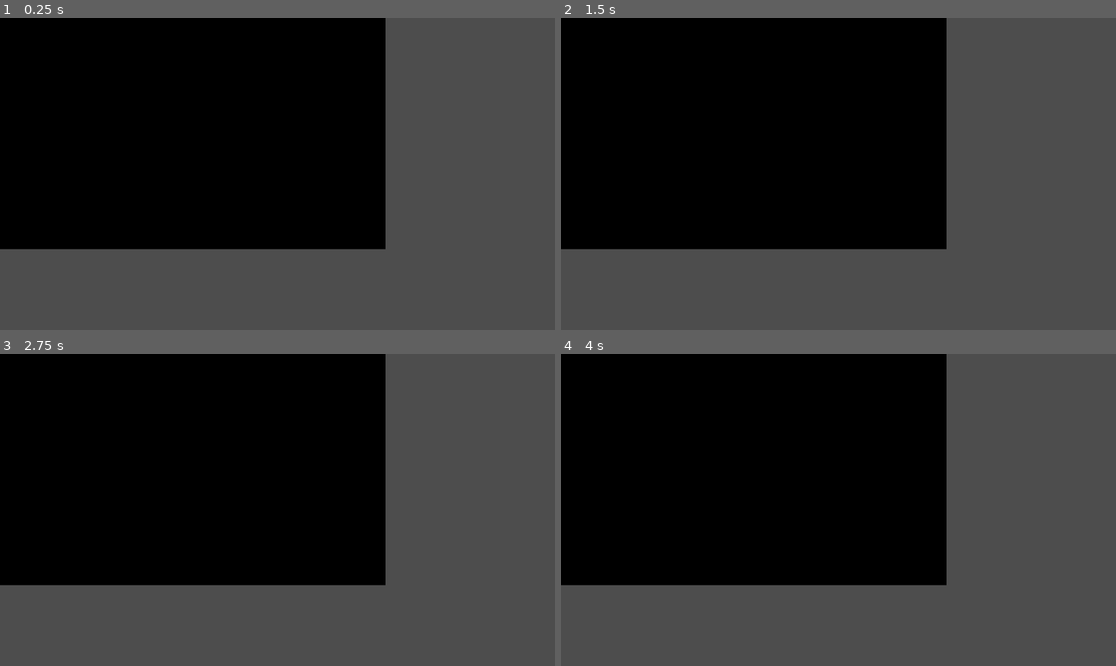
Above: before the commit, frames 1-4 (two rows, left to right).
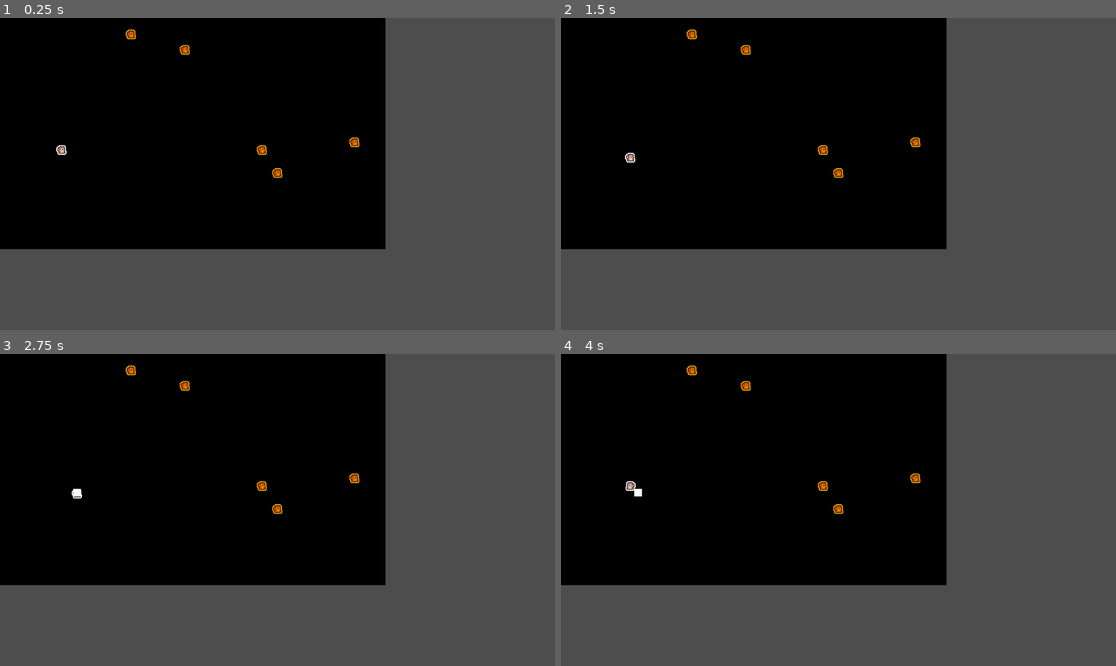
Above: after the commit, the same moments.

Repository: f2re/meow-garden
Game: Godot game, scene res://main.tscn
Two runs of this game, one before a commit and one after it. Both use one fixed random seed, a clock stepped at 60 frames per second and the inputs below.
Inputs (mouse positions are in pixels of both pictures, inside the frame that each line leads up to):
- Up to frame 1 (0.25 s): no input
- Up to frame 2 (1.5 s): tap Enter at 0.5 s; move the mouse to (960, 158) at 0.52 s; hold Right (ui_right) 0.53-1.28 s; hold H (action_harvest) 0.53-1.28 s; click (960, 158) at 0.67 s; tap Space at 1.25 s; move the mouse to (727, 189) at 1.27 s; hold Down (ui_down) from 1.28 s (still down); tap E (action_interact) at 1.35 s
- Up to frame 3 (2.75 s): tap Enter at 2 s; move the mouse to (333, 441) at 2.02 s; release Down (ui_down) at 2.03 s; hold Right (ui_right) from 2.03 s (still down); hold P (action_plant) from 2.03 s (still down)
- Up to frame 4 (4 s): tap Space at 2.75 s; move the mouse to (810, 572) at 2.77 s; release Right (ui_right) at 2.78 s; release P (action_plant) at 2.78 s; hold Up (ui_up) 2.78-3.53 s; tap R (action_remove) at 2.85 s; click (810, 572) at 2.92 s; tap Enter at 3.5 s; move the mouse to (1005, 556) at 3.52 s; hold Left (ui_left) from 3.53 s (still down); hold W (action_water) from 3.53 s (still down)

The runs differ from the first frame. In frame 1, 0.3% of the frame differs, in the area x 10-65%, y 3-52%; in frame 2, 0.3%; in frame 3, 0.3%; in frame 4, 0.4%, in the area x 11-65%, y 3-52%.
Error before the commit: Parse Error: Cannot infer the type of "comp" variable because the value doesn't have a set type. (res://core/entity_manager.gd:49)

Commit message:
fix(entity_manager): specify variable type to resolve type inference error
Fixes a type inference error for the "comp" variable in the remove_component
method. Previously, Godot could not infer the variable type, which could cause
issues in strict typing scenarios or in future engine versions. Now, explicitly
types the variable as Resource, providing safer and clearer code.

This change eliminates runtime and editor warnings related to type handling
in component removal logic.

Diff:
--- a/core/entity_manager.gd
+++ b/core/entity_manager.gd
@@ -17,83 +17,83 @@
 
 # --- Вспомогательные функции ---
 func _get_component_key(component: Resource) -> String:
-	# Ключом компонента выступает путь к его скрипту
-	return component.get_script().get_path()
+    # Ключом компонента выступает путь к его скрипту
+    return component.get_script().get_path()
 
 func _get_component_key_from_class(component_class: Script) -> String:
-	# Берем путь к скрипту по переданному классу
-	return component_class.get_path()
+    # Берем путь к скрипту по переданному классу
+    return component_class.get_path()
 
 # --- API ---
 # Создает пустую сущность и возвращает ее ID
 func create_entity() -> int:
-	var id := next_entity_id
-	entities[id] = {}
-	next_entity_id += 1
-	return id
+    var id := next_entity_id
+    entities[id] = {}
+    next_entity_id += 1
+    return id
 
 # Добавляет компонент к сущности
 func add_component(entity_id: int, component: Resource) -> void:
-	if not entities.has(entity_id):
-		return
-	var key := _get_component_key(component)
-	entities[entity_id][key] = component
-	emit_signal("entity_component_added", entity_id, component)
+    if not entities.has(entity_id):
+        return
+    var key := _get_component_key(component)
+    entities[entity_id][key] = component
+    emit_signal("entity_component_added", entity_id, component)
 
 # Удаляет компонент у сущности
 func remove_component(entity_id: int, component_class: Script) -> void:
-	if not entities.has(entity_id):
-		return
-	var key := _get_component_key_from_class(component_class)
-	if entities[entity_id].has(key):
-		var comp := entities[entity_id][key]
-		entities[entity_id].erase(key)
-		emit_signal("entity_component_removed", entity_id, comp)
+    if not entities.has(entity_id):
+        return
+    var key := _get_component_key_from_class(component_class)
+    if entities[entity_id].has(key):
+        var comp: Resource = entities[entity_id][key] as Resource
+        entities[entity_id].erase(key)
+        emit_signal("entity_component_removed", entity_id, comp)
 
 # Получает компонент сущности по типу (классу)
 func get_component(entity_id: int, component_class: Script) -> Resource:
-	var key := _get_component_key_from_class(component_class)
-	if entities.has(entity_id) and entities[entity_id].has(key):
-		return entities[entity_id][key]
-	return null
+    var key := _get_component_key_from_class(component_class)
+    if entities.has(entity_id) and entities[entity_id].has(key):
+        return entities[entity_id][key]
+    return null
 
 # Проверяет наличие компонента у сущности
 func has_component(entity_id: int, component_class: Script) -> bool:
-	if not entities.has(entity_id):
-		return false
-	var key := _get_component_key_from_class(component_class)
-	return entities[entity_id].has(key)
+    if not entities.has(entity_id):
+        return false
+    var key := _get_component_key_from_class(component_class)
+    return entities[entity_id].has(key)
 
 # Находит все сущности, у которых есть заданный набор компонентов
 func get_entities_with_components(component_classes: Array[Script]) -> Array[int]:
-	var result: Array[int] = []
-	for entity_id in entities.keys():
-		var has_all := true
-		for component_class in component_classes:
-			var key := _get_component_key_from_class(component_class)
-			if not entities[entity_id].has(key):
-				has_all = false
-				break
-		if has_all:
-			result.append(entity_id)
-	return result
+    var result: Array[int] = []
+    for entity_id in entities.keys():
+        var has_all := true
+        for component_class in component_classes:
+            var key := _get_component_key_from_class(component_class)
+            if not entities[entity_id].has(key):
+                has_all = false
+                break
+        if has_all:
+            result.append(entity_id)
+    return result
 
 # Возвращает список сущностей, находящихся в заданной клетке
 func get_entities_at_position(x: int, y: int) -> Array[int]:
-	var result: Array[int] = []
-	var with_pos := get_entities_with_components([PositionComponent])
-	for id in with_pos:
-		var pos: PositionComponent = get_component(id, PositionComponent)
-		if pos and pos.x == x and pos.y == y:
-			result.append(id)
-	return result
+    var result: Array[int] = []
+    var with_pos := get_entities_with_components([PositionComponent])
+    for id in with_pos:
+        var pos: PositionComponent = get_component(id, PositionComponent)
+        if pos and pos.x == x and pos.y == y:
+            result.append(id)
+    return result
 
 # Полностью удаляет сущность
 func remove_entity(entity_id: int) -> void:
-	if not entities.has(entity_id):
-		return
-	# Эмитим события удаления компонентов для корректного обновления рендера
-	for comp in entities[entity_id].values():
-		emit_signal("entity_component_removed", entity_id, comp)
-	entities.erase(entity_id)
-	emit_signal("entity_removed", entity_id)
+    if not entities.has(entity_id):
+        return
+    # Эмитим события удаления компонентов для корректного обновления рендера
+    for comp in entities[entity_id].values():
+        emit_signal("entity_component_removed", entity_id, comp)
+    entities.erase(entity_id)
+    emit_signal("entity_removed", entity_id)
